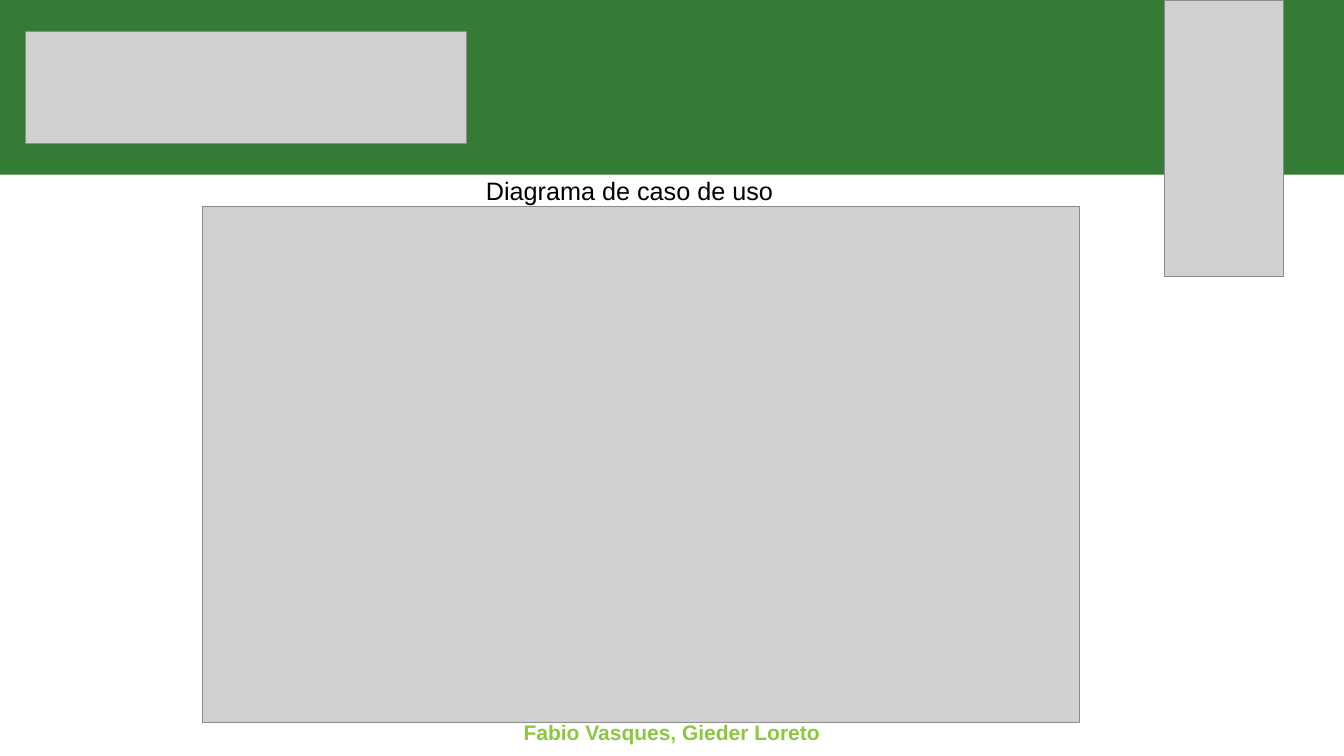
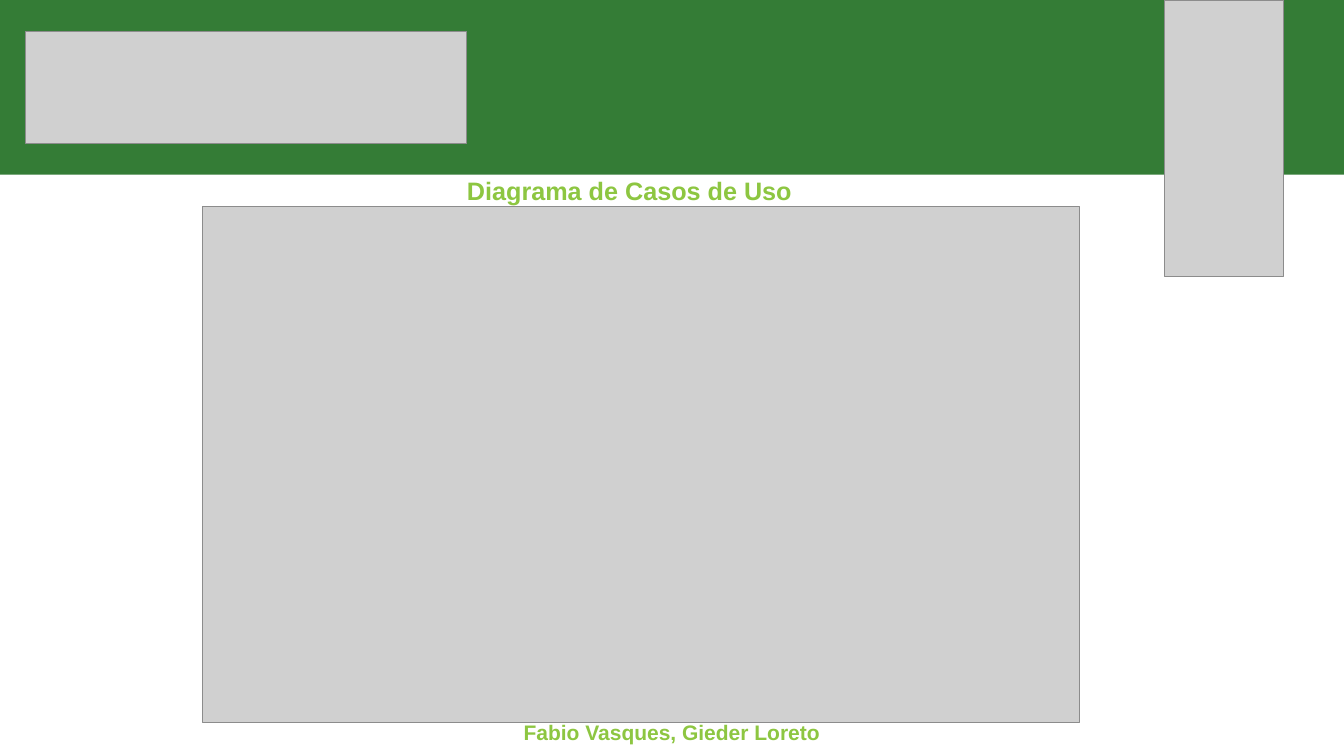
Before and after one commit to fabioportovasques/projeto-sus, a slide deck: slide 3 of segunda entrega/segunda entrega.pptx (slide 1 before the commit). Drawn at 1344x756 pixels with LibreOffice and Linux fonts; fonts in the diff are those of the drawing; grey boxes stand for pictures. Boxes give left, top, right and bottom in pixels: in the first picture for what was removed or moved away, otherwise in the second. Text is boxed around its words. In the diff, an @@ line names an element or a change of style, - is before the commit and + after.

```diff
--- a/segunda entrega/segunda entrega.pptx
+++ b/segunda entrega/segunda entrega.pptx
@@ text at <box>467,181,792,206</box>: text changed; text colour #000000 to #8DC641; bold on @@
-Diagrama de caso de uso
+Diagrama de Casos de Uso
```
Also in this commit, not shown: 2 other slides changed, 2 slides added, 1 other file.
